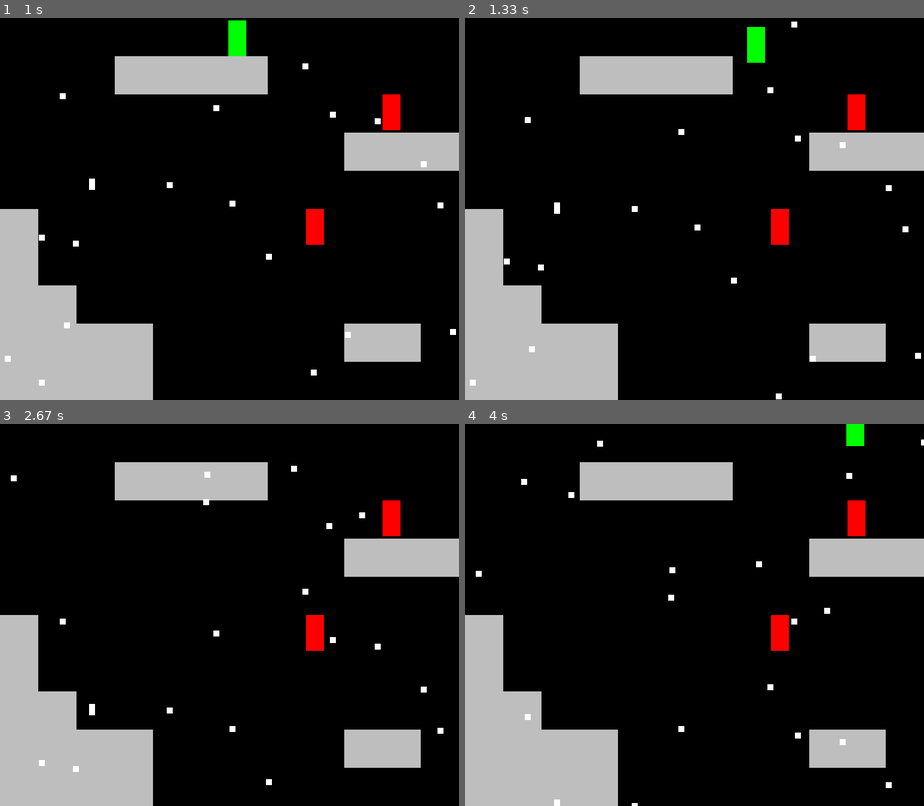
Above: before the commit, frames 1-4 (two rows, left to right).
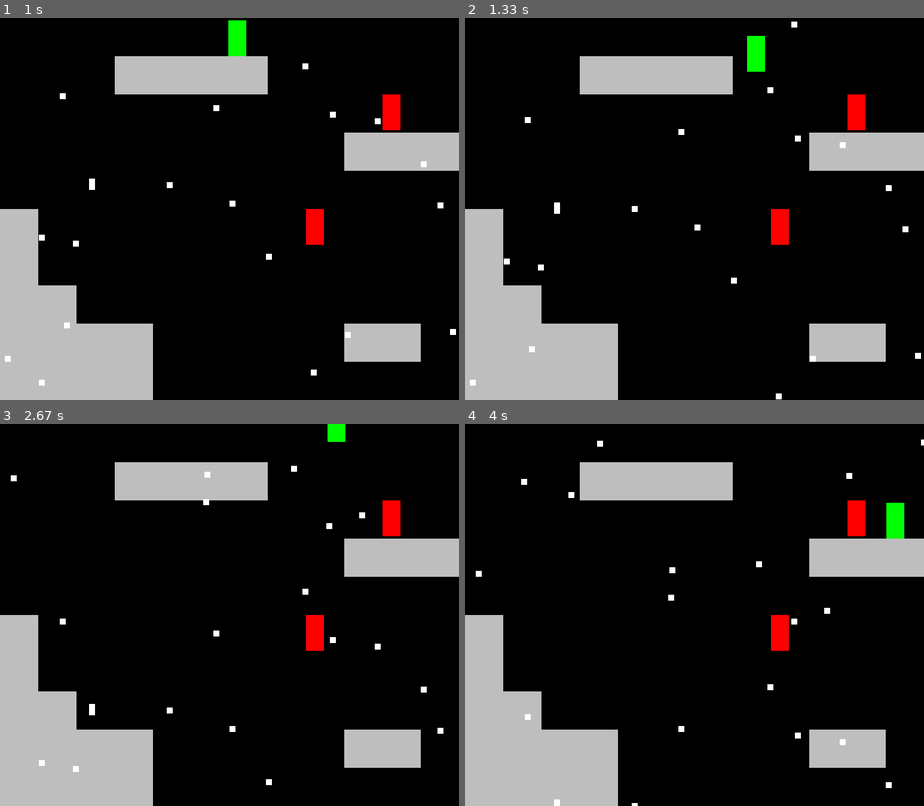
Above: after the commit, the same moments.

Repository: msaelices/pygames-experiments
Game: pygame game, started from frozen-platformer/main.py
Two runs of this game, one before a commit and one after it. Both use one fixed random seed, a clock stepped at 60 frames per second and the inputs below.
Inputs:
- Up to frame 1 (1 s): hold Right 0.33-0.8 s; hold Right from 0.83 s (still down); tap Space at 0.9 s
- Up to frame 2 (1.33 s): tap Space at 1.2 s; release Right at 1.3 s
- Up to frame 3 (2.67 s): hold Left 1.33-1.87 s; tap Space at 1.4, 1.7, 1.97, 2.27, 2.4 s; hold Left 1.9-2.3 s; hold Right from 2.33 s (still down)
- Up to frame 4 (4 s): tap Space at 2.7, 3.07, 3.37, 3.57, 3.87 s; release Right at 2.97 s; hold Left 3-3.47 s; hold Right 3.5-3.97 s

Frame 1 is identical in both runs. In frame 2, 0.2% of the frame differs, in the area x 61-66%, y 2-15%; in frame 3, 0.2%; in frame 4, 0.6%, in the area x 83-96%, y 0-30%.

Commit message:
Different gravity and terminal velocity for snowflakes and the player

Diff:
--- a/frozen-platformer/config.py
+++ b/frozen-platformer/config.py
@@ -2,7 +2,5 @@
 TILE_SIZE = 64
 SCREEN_WIDTH = TILE_SIZE * 12
 SCREEN_HEIGHT = TILE_SIZE * 10
-GRAVITY = 1
 SPEED = 5
 JUMP_SPEED = 20
-TERMINAL_VELOCITY = 2
--- a/frozen-platformer/sprites.py
+++ b/frozen-platformer/sprites.py
@@ -5,7 +5,7 @@
 from pygame.sprite import Sprite
 
 from config import (
-    GRAVITY, JUMP_SPEED, SCREEN_HEIGHT, SCREEN_WIDTH, SPEED, TERMINAL_VELOCITY
+    JUMP_SPEED, SCREEN_HEIGHT, SCREEN_WIDTH, SPEED,
 )
 
 class Tile(Sprite):
@@ -21,6 +21,8 @@
 
 
 class Entity(Sprite):
+    gravity = 2  # default gravity speed
+    terminal_velocity = 5  # default terminal velocity
 
     def __init__(self, pos: tuple):
         super().__init__()
@@ -43,7 +45,7 @@
     def apply_gravity(self, level):
         self.in_ground = self.check_in_ground(level)
         if not self.in_ground:
-            self.vel_y = min(self.vel_y + GRAVITY, TERMINAL_VELOCITY)
+            self.vel_y = min(self.vel_y + self.gravity, self.terminal_velocity)
 
     def update(self, level):
         self.apply_gravity(level)
@@ -72,6 +74,8 @@
 class SnowFlake(Entity):
     color = 'white'
     size = (10, 10)
+    gravity = 1
+    terminal_velocity = 2
 
     def __init__(self):
         super().__init__(self.get_random_pos(initial=True))
